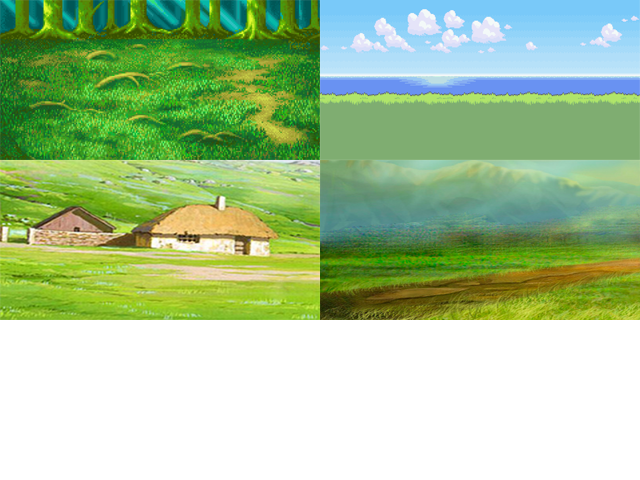
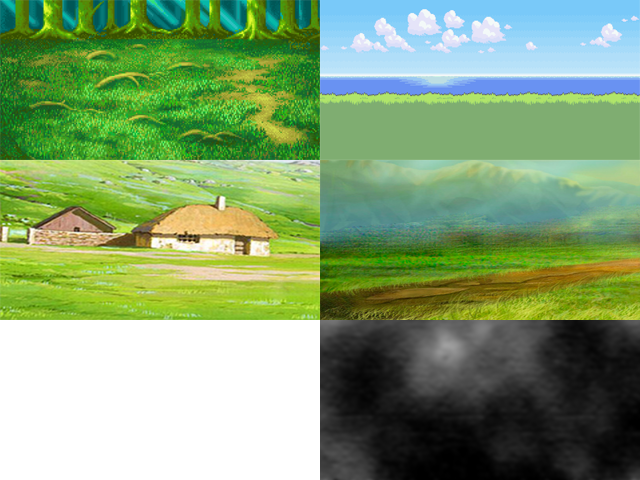
The second 640×480 image is a revision of the first. Changes to its layers:
moved "Layer 1" above "Shape 1", painted on it over [left=320, top=320, right=640, bottom=480]
added layer "Shape 1" above "Layer 3" over [left=320, top=320, right=640, bottom=480]
